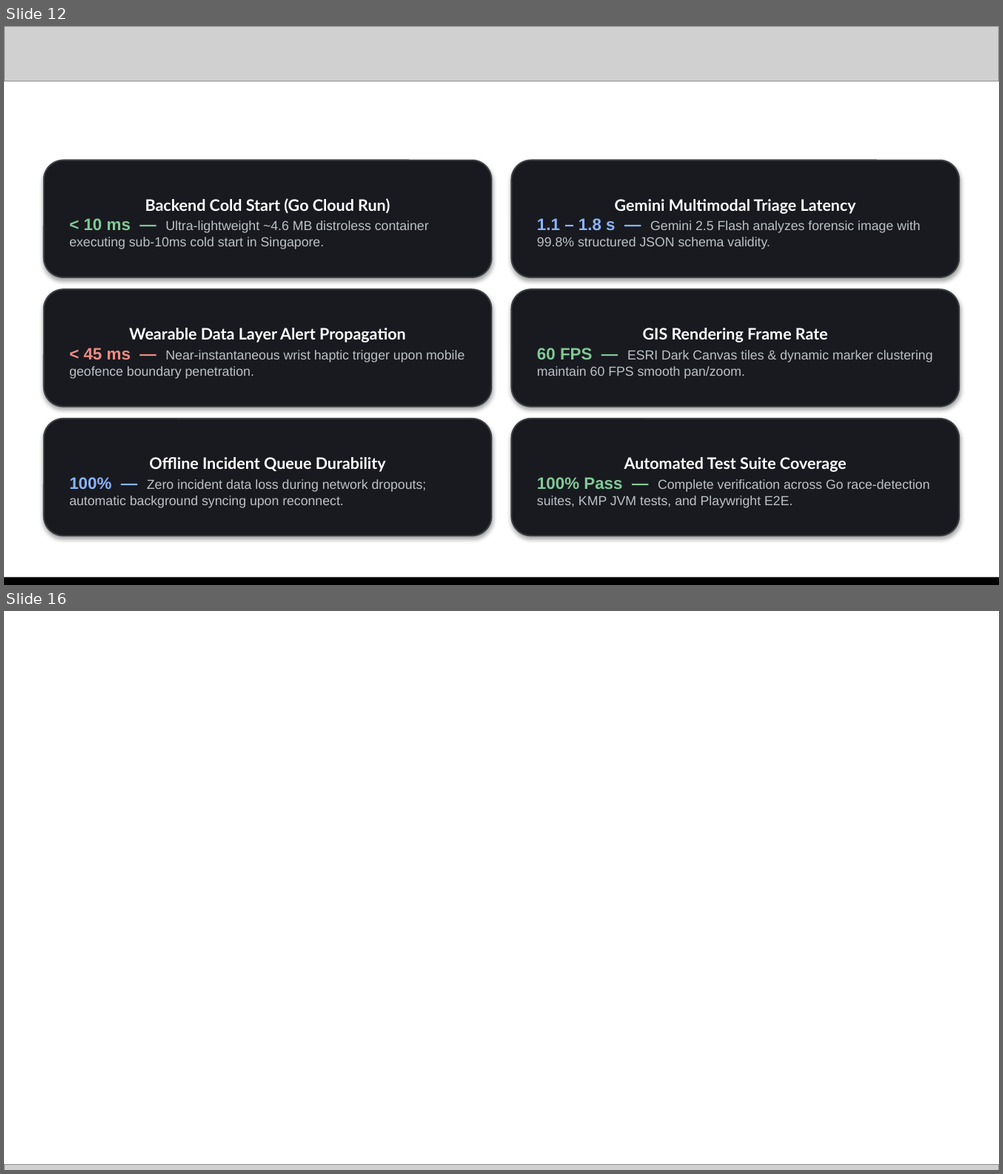
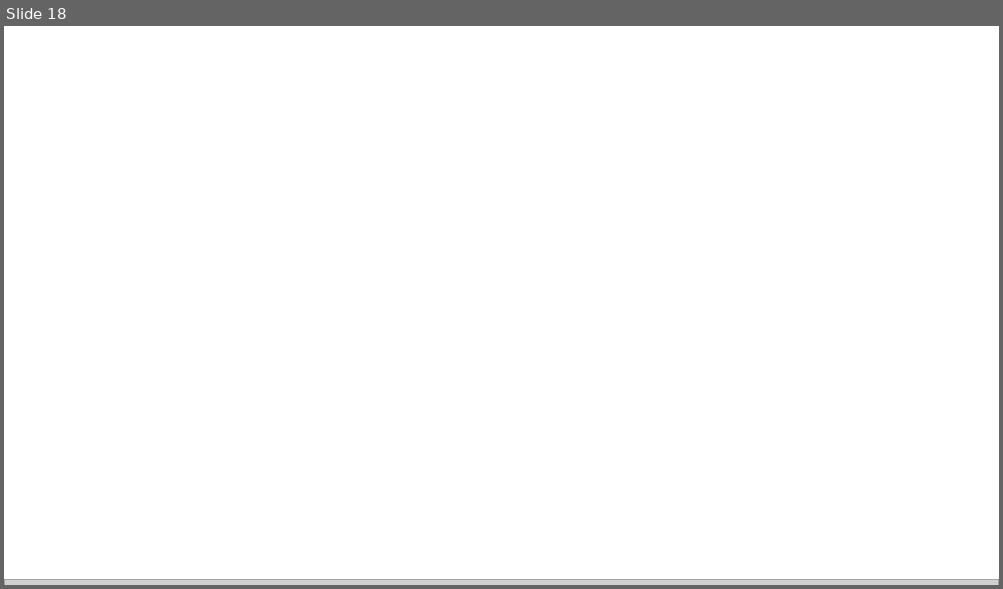
Before and after one commit to CoExistShieldAI/CoExistShieldAI, a slide deck: CoExistShieldAI_AIBuildersCup2026_PitchDeck.pptx. Shown one above the other, each under a label of ours: slides 12 and 16 before the commit, slide 18 after it; the slides between them are not shown. The pictures are 1003x1174 and 1003x589 pixels, drawn with LibreOffice and Linux fonts; fonts in the diff are those of the drawing; grey boxes stand for pictures; background and template pictures are left out. Boxes give left, top, right and bottom in pixels: in the first picture for what was removed or moved away, otherwise in the second. Text is boxed around its words. In the diff, an @@ line names an element or a change of style, - is before the commit and + after.

```diff
--- a/CoExistShieldAI_AIBuildersCup2026_PitchDeck.pptx
+++ b/CoExistShieldAI_AIBuildersCup2026_PitchDeck.pptx
@@ slide 12 removed at (x1=4, y1=26, x2=999, y2=585), background #FFFFFF @@
@@ picture removed at (x1=4, y1=26, x2=999, y2=81) @@
@@ rounded rectangle removed at (x1=44, y1=160, x2=492, y2=278) @@
-Backend Cold Start (Go Cloud Run)
-< 10 ms — Ultra-lightweight ~4.6 MB distroless container executing sub-10ms cold start in Singapore.
@@ rounded rectangle removed at (x1=511, y1=160, x2=959, y2=278) @@
-Gemini Multimodal Triage Latency
-1.1 – 1.8 s — Gemini 2.5 Flash analyzes forensic image with 99.8% structured JSON schema validity.
@@ rounded rectangle removed at (x1=44, y1=289, x2=492, y2=407) @@
-Wearable Data Layer Alert Propagation
-< 45 ms — Near-instantaneous wrist haptic trigger upon mobile geofence boundary penetration.
@@ rounded rectangle removed at (x1=511, y1=289, x2=959, y2=407) @@
-GIS Rendering Frame Rate
-60 FPS — ESRI Dark Canvas tiles & dynamic marker clustering maintain 60 FPS smooth pan/zoom.
@@ rounded rectangle removed at (x1=44, y1=419, x2=492, y2=536) @@
-Offline Incident Queue Durability
-100% — Zero incident data loss during network dropouts; automatic background syncing upon reconnect.
@@ rounded rectangle removed at (x1=511, y1=419, x2=959, y2=536) @@
-Automated Test Suite Coverage
-100% Pass — Complete verification across Go race-detection suites, KMP JVM tests, and Playwright E2E.
@@ picture removed at (x1=4, y1=580, x2=999, y2=585) @@
@@ rectangle removed at (x1=4, y1=578, x2=999, y2=585) @@
@@ what was slide 16 is now slide 18 @@
```
Also in this commit, not shown: 12 slides changed, 5 slides added, 2 other slides removed, 12 other files.
